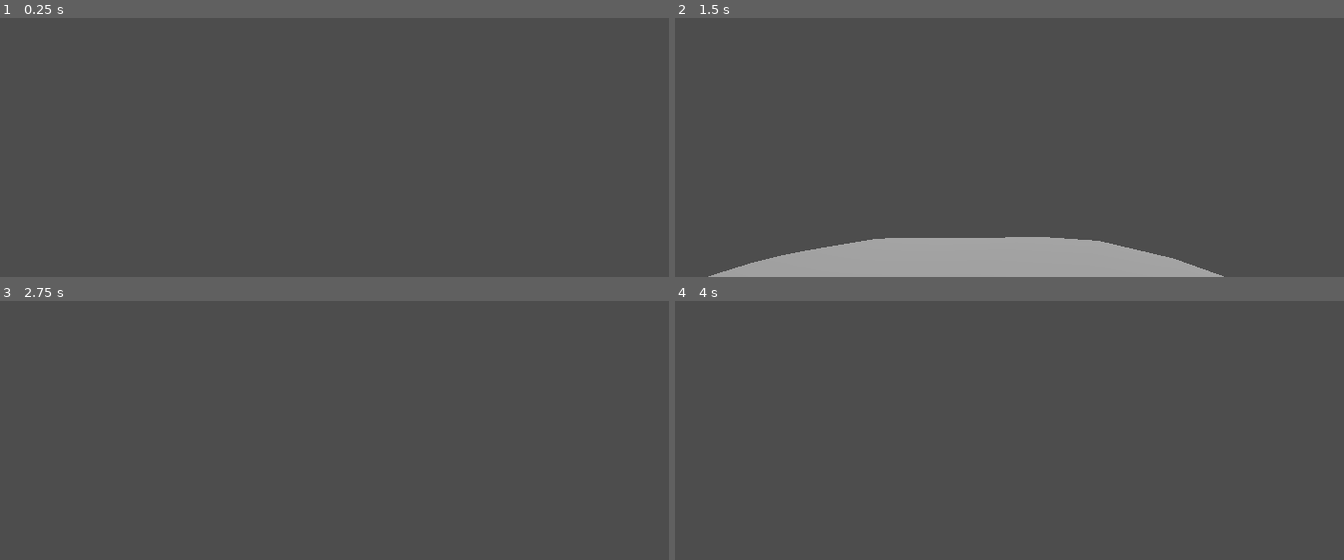
Above: before the commit, frames 1-4 (two rows, left to right).
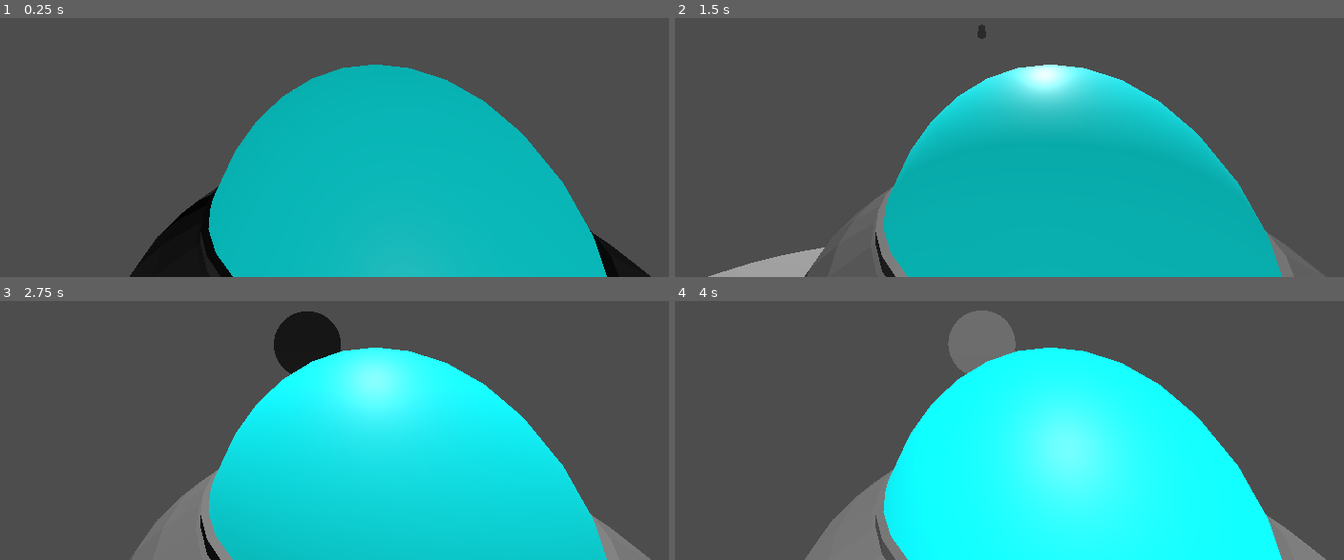
Above: after the commit, the same moments.

Repository: Routund/Earth_shakers
Game: Godot game, scene res://Scenes/test.tscn
The game is run twice, just before and just after one commit, with the same random seed, the same clock (stepped at 60 frames per second) and the same inputs.
Inputs (mouse positions are in pixels of both pictures, inside the frame that each line leads up to):
- Up to frame 1 (0.25 s): no input
- Up to frame 2 (1.5 s): tap Enter at 0.5 s; move the mouse to (1022, 62) at 0.52 s; press the mouse at (1022, 62) at 0.53 s; hold Up (up) from 0.53 s (still down); tap Space (jump) at 0.77 s; move the mouse to (942, 64) at 1.27 s; release the mouse at (942, 64) at 1.28 s; click (942, 64) at 1.35 s
- Up to frame 3 (2.75 s): keep holding Up (up); tap Space (jump) at 1.52 s; move the mouse to (327, 339) at 2.02 s; press the mouse at (327, 339) at 2.03 s
- Up to frame 4 (4 s): keep holding Up (up); tap Space (jump) at 2.75, 3.02, 3.77 s; move the mouse to (969, 352) at 2.77 s; release the mouse at (969, 352) at 2.78 s; click (969, 352) at 2.85 s; move the mouse to (1036, 350) at 3.52 s; press the mouse at (1036, 350) at 3.53 s

The runs differ from the first frame. In frame 1, 40% of the frame differs, in the area x 19-98%, y 18-100%; in frame 2, 39%; in frame 3, 41%, in the area x 19-98%, y 4-100%; in frame 4, 41%.

Commit message:
got shooting

Diff:
--- /dev/null
+++ b/Scenes/bullet.tscn
@@ -0,0 +1,19 @@
+[gd_scene load_steps=3 format=3 uid="uid://chojfoi3ceyrt"]
+
+[ext_resource type="Script" path="res://Scripts/bullet.gd" id="1_ijrs3"]
+
+[sub_resource type="CylinderMesh" id="CylinderMesh_4w0ww"]
+top_radius = 0.05
+bottom_radius = 0.05
+height = 0.5
+
+[node name="bullet" type="Node3D"]
+script = ExtResource("1_ijrs3")
+
+[node name="MeshInstance3D" type="MeshInstance3D" parent="."]
+transform = Transform3D(1, 0, 0, 0, -4.37114e-08, -1, 0, 1, -4.37114e-08, 0, 0, 0)
+mesh = SubResource("CylinderMesh_4w0ww")
+
+[node name="Timer" type="Timer" parent="."]
+
+[connection signal="timeout" from="Timer" to="." method="_on_timer_timeout"]
--- /dev/null
+++ b/Scenes/gun.tscn
@@ -0,0 +1,8 @@
+[gd_scene load_steps=2 format=3 uid="uid://btjbiivq263s4"]
+
+[ext_resource type="PackedScene" uid="uid://cnjb7mb2dxn31" path="res://Sculptures/UFO.glb" id="1_js7et"]
+
+[node name="gun" type="Node3D"]
+
+[node name="UFO" parent="." instance=ExtResource("1_js7et")]
+transform = Transform3D(0.5, 0, 0, 0, 0.5, 0, 0, 0, 0.5, 0, 0, 0)
--- a/player.tscn
+++ b/Scenes/player (2).tscn
@@ -1,6 +1,6 @@
 [gd_scene load_steps=3 format=3 uid="uid://c0kocto7n68b"]
 
-[ext_resource type="Script" path="res://player.gd" id="1_jptqb"]
+[ext_resource type="Script" path="res://Scripts/player.gd" id="1_jptqb"]
 
 [sub_resource type="SphereShape3D" id="SphereShape3D_bsoic"]
 radius = 0.001
--- a/Scenes/player.tscn
+++ b/Scenes/player.tscn
@@ -1,10 +1,12 @@
-[gd_scene load_steps=4 format=3 uid="uid://cdq77svver7c0"]
+[gd_scene load_steps=5 format=3 uid="uid://cdq77svver7c0"]
 
-[ext_resource type="Script" path="res://player.gd" id="1_5rkx4"]
-[ext_resource type="PackedScene" uid="uid://cnjb7mb2dxn31" path="res://Sculptures/UFO.glb" id="2_ofu1b"]
+[ext_resource type="Script" path="res://Scripts/player.gd" id="1_5rkx4"]
+[ext_resource type="PackedScene" uid="uid://btjbiivq263s4" path="res://Scenes/gun.tscn" id="2_qdq0g"]
 
 [sub_resource type="SphereShape3D" id="SphereShape3D_pe1jp"]
 radius = 0.580856
+
+[sub_resource type="CapsuleMesh" id="CapsuleMesh_qy76v"]
 
 [node name="player" type="CharacterBody3D"]
 rotation_edit_mode = 2
@@ -26,8 +28,10 @@
 collide_with_bodies = false
 debug_shape_custom_color = Color(0.855536, 0.880725, 0.226302, 1)
 
-[node name="UFO" parent="head" instance=ExtResource("2_ofu1b")]
-transform = Transform3D(0.0865361, 0.0501148, 0, -0.0501148, 0.0865361, 0, 0, 0, 0.1, 0.880472, -0.746585, -0.47088)
+[node name="gun" parent="head/Camera3D" instance=ExtResource("2_qdq0g")]
+transform = Transform3D(1, 0, 0, 0, 1, 0, 0, 0, 1, 0.145696, -0.450595, -0.589972)
+
+[node name="bullet_spawn" type="Node3D" parent="head/Camera3D/gun"]
 
 [node name="RayCast3D" type="RayCast3D" parent="."]
 visible = false
@@ -44,3 +48,6 @@
 visible = false
 target_position = Vector3(1, 0, 0)
 debug_shape_custom_color = Color(1, 0, 0.215686, 1)
+
+[node name="MeshInstance3D" type="MeshInstance3D" parent="."]
+mesh = SubResource("CapsuleMesh_qy76v")
--- /dev/null
+++ b/Scripts/bullet.gd
@@ -0,0 +1,16 @@
+extends Node3D
+
+const SPEED = 40
+# Called when the node enters the scene tree for the first time.
+func _ready() -> void:
+	$Timer.start(0.9)
+
+
+# Called every frame. 'delta' is the elapsed time since the previous frame.
+func _process(delta: float) -> void:
+	position += transform.basis * Vector3(0,0,-SPEED) * delta
+
+
+
+func _on_timer_timeout() -> void:
+	queue_free()
--- a/player.gd
+++ b/Scripts/player.gd
@@ -3,6 +3,10 @@
 
 const SPEED = 5.0
 const SENS = 0.005
+
+var bullet = load("res://Scenes/bullet.tscn")
+var instance
+var bullet_rotation = 0
 
 var gravitational_velocity : Vector3 = Vector3.ZERO
 var jump_velocity : Vector3 = Vector3.ZERO
@@ -25,6 +29,14 @@
 		camera.rotation.x = clamp(camera.rotation.x, deg_to_rad(-80), deg_to_rad(80))
 
 func _physics_process(delta: float) -> void:
+	if Input.is_action_pressed("shoot"):
+		for i in range(5):
+			bullet_rotation += 1000
+			instance = bullet.instantiate()
+			instance.position = $head/Camera3D/gun/bullet_spawn.global_position
+			instance.transform.basis = $head/Camera3D/gun/bullet_spawn.global_transform.basis * bullet_rotation
+			get_parent().add_child(instance)
+		bullet_rotation = 0
 
 	position_normalized = position.normalized()
 
--- a/project.godot
+++ b/project.godot
@@ -50,3 +50,8 @@
 , Object(InputEventKey,"resource_local_to_scene":false,"resource_name":"","device":-1,"window_id":0,"alt_pressed":false …(186 unchanged characters)…
 ]
 }
+shoot={
+"deadzone": 0.5,
+"events": [null, Object(InputEventMouseButton,"resource_local_to_scene":false,"resource_name":"","device":-1,"window_id":0,"alt_pressed":false,"shift_pressed":false,"ctrl_pressed":false,"meta_pressed":false,"button_mask":1,"position":Vector2(89, 18),"global_position":Vector2(98, 64),"factor":1.0,"button_index":1,"canceled":false,"pressed":true,"double_click":false,"script":null)
+]
+}
